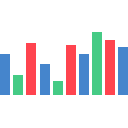
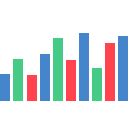
Comparing the layer stacks of the two 128×128 images. Changes:
added group "Frame 1" with 10 layers above "Frame 2" over bbox(0, 33, 128, 101)
moved "10" (1st of 3, in "Frame 1") into group "Frame 1", painted on it over bbox(118, 36, 128, 101)
moved "9" (1st of 3, in "Frame 1") into group "Frame 1", painted on it over bbox(105, 40, 115, 101)
moved "8" (1st of 3, in "Frame 1") into group "Frame 1", painted on it over bbox(92, 32, 102, 101)
moved "7" (1st of 3, in "Frame 1") into group "Frame 1", painted on it over bbox(79, 33, 89, 101)
moved "6" (1st of 3, in "Frame 1") into group "Frame 1", painted on it over bbox(66, 45, 76, 101)
moved "5" (1st of 3, in "Frame 1") into group "Frame 1", painted on it over bbox(53, 38, 63, 101)
moved "4" (1st of 3, in "Frame 1") into group "Frame 1", painted on it over bbox(40, 54, 50, 101)
moved "3" (1st of 3, in "Frame 1") into group "Frame 1", painted on it over bbox(26, 43, 37, 101)
moved "2" (1st of 3, in "Frame 1") into group "Frame 1", painted on it over bbox(13, 59, 23, 101)
moved "1" (1st of 3, in "Frame 1") into group "Frame 1", painted on it over bbox(0, 54, 10, 101)
